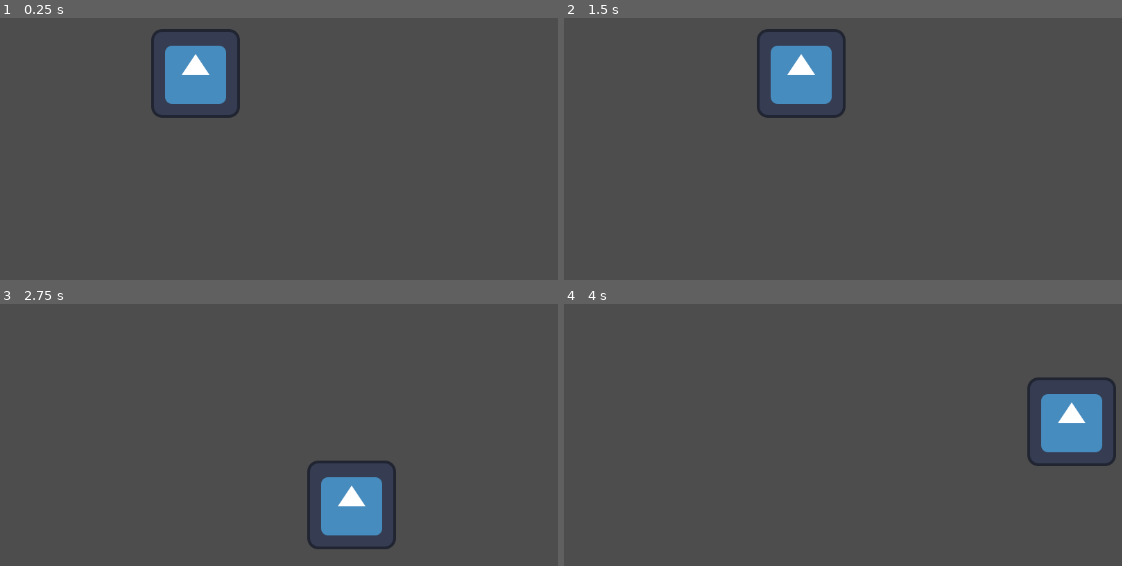
Above: before the commit, frames 1-4 (two rows, left to right).
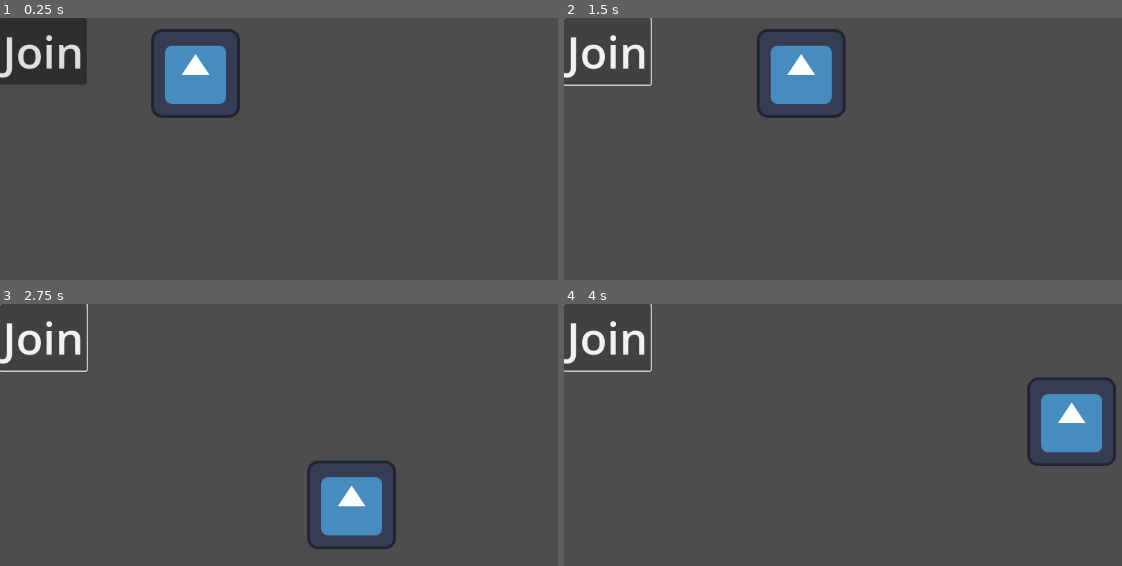
Above: after the commit, the same moments.

Repository: perrycate/ggj-2026
Game: Godot game, scene res://scenes/world/game.tscn
Same seed, same stepped clock (60 frames per second), same inputs: the game is played once before the commit and once after it. The engine's default icon, where the game draws it, is replaced by a stand-in: a white triangle on a blue panel in a dark square.
Inputs (mouse positions are in pixels of both pictures, inside the frame that each line leads up to):
- Up to frame 1 (0.25 s): no input
- Up to frame 2 (1.5 s): click (608, 52) at 0.5 s, where only the run after the commit has a clickable "Join"; hold D (move_right) from 1.28 s (still down)
- Up to frame 3 (2.75 s): release D (move_right) at 2.03 s; hold S (move_down) from 2.03 s (still down)
- Up to frame 4 (4 s): release S (move_down) at 2.78 s; hold D (move_right) 2.78-3.53 s; hold W (move_up) from 3.53 s (still down)

The runs differ from the first frame. In frame 1, 3.8% of the frame differs, in the area x 0-16%, y 0-26%; in frame 2, 0.9%; in frame 3, 0.9%; in frame 4, 0.9%.

Commit message:
join button

Diff:
--- a/scenes/world/game.tscn
+++ b/scenes/world/game.tscn
@@ -13,6 +13,7 @@
 [node name="player" type="CharacterBody2D" parent="."]
 position = Vector2(282, 80)
 script = ExtResource("2_3iwug")
+metadata/_edit_group_ = true
 
 [node name="CollisionShape2D" type="CollisionShape2D" parent="player"]
 position = Vector2(0.5, -0.5)
@@ -20,3 +21,11 @@
 
 [node name="Sprite2D" type="Sprite2D" parent="player"]
 texture = ExtResource("3_r5nxa")
+
+[node name="JoinButton" type="Button" parent="."]
+offset_right = 8.0
+offset_bottom = 8.0
+theme_override_font_sizes/font_size = 64
+text = "Join"
+
+[connection signal="pressed" from="JoinButton" to="." method="_on_join_button_pressed"]
--- a/scripts/world/game.gd
+++ b/scripts/world/game.gd
@@ -1 +1,19 @@
 extends Node2D
+
+# TODO add mechanism for getting/sharing this.
+const server_address = "127.0.0.1"
+const PORT = 5000
+
+func _ready():
+	multiplayer.peer_connected.connect(_on_watcher_connected)
+
+func _on_watcher_connected():
+	pass
+
+func _on_join_button_pressed():
+	var peer = ENetMultiplayerPeer.new()
+	var error = peer.create_client(server_address, PORT)
+	if error:
+		return error
+
+	multiplayer.multiplayer_peer = peer
